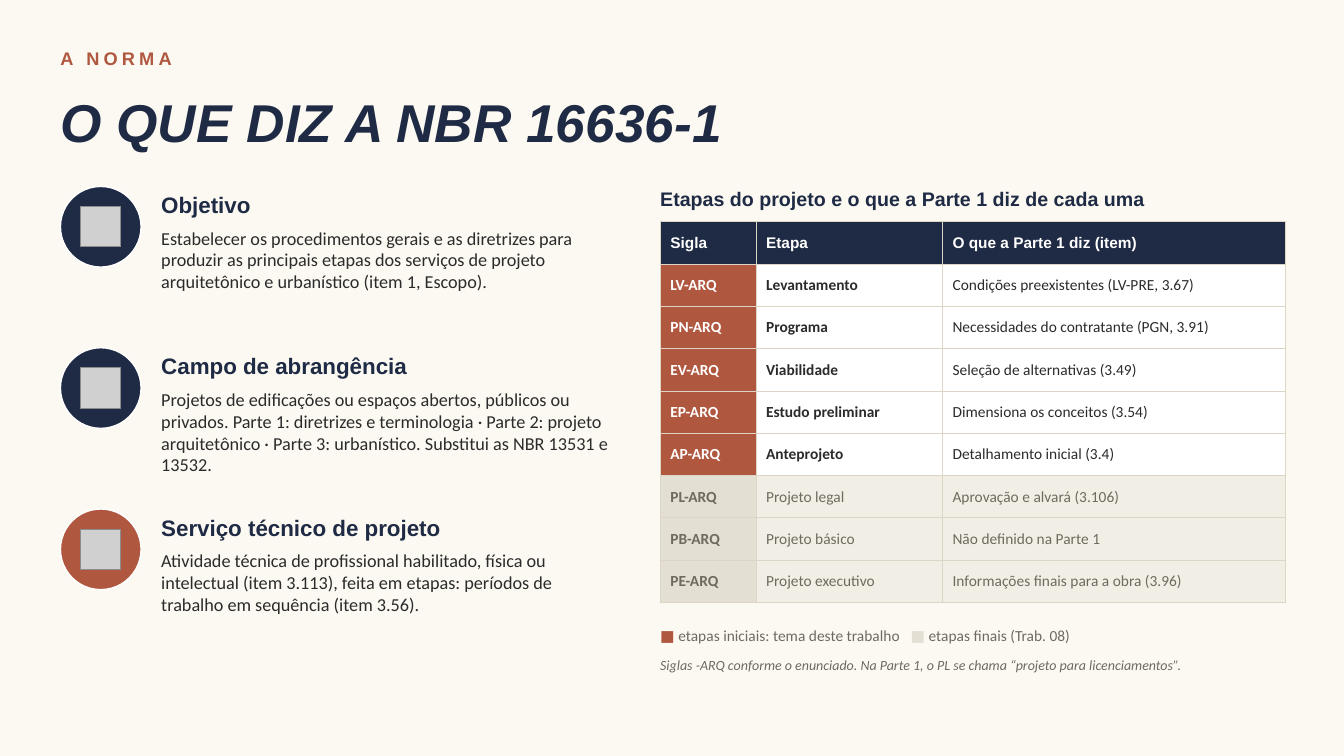
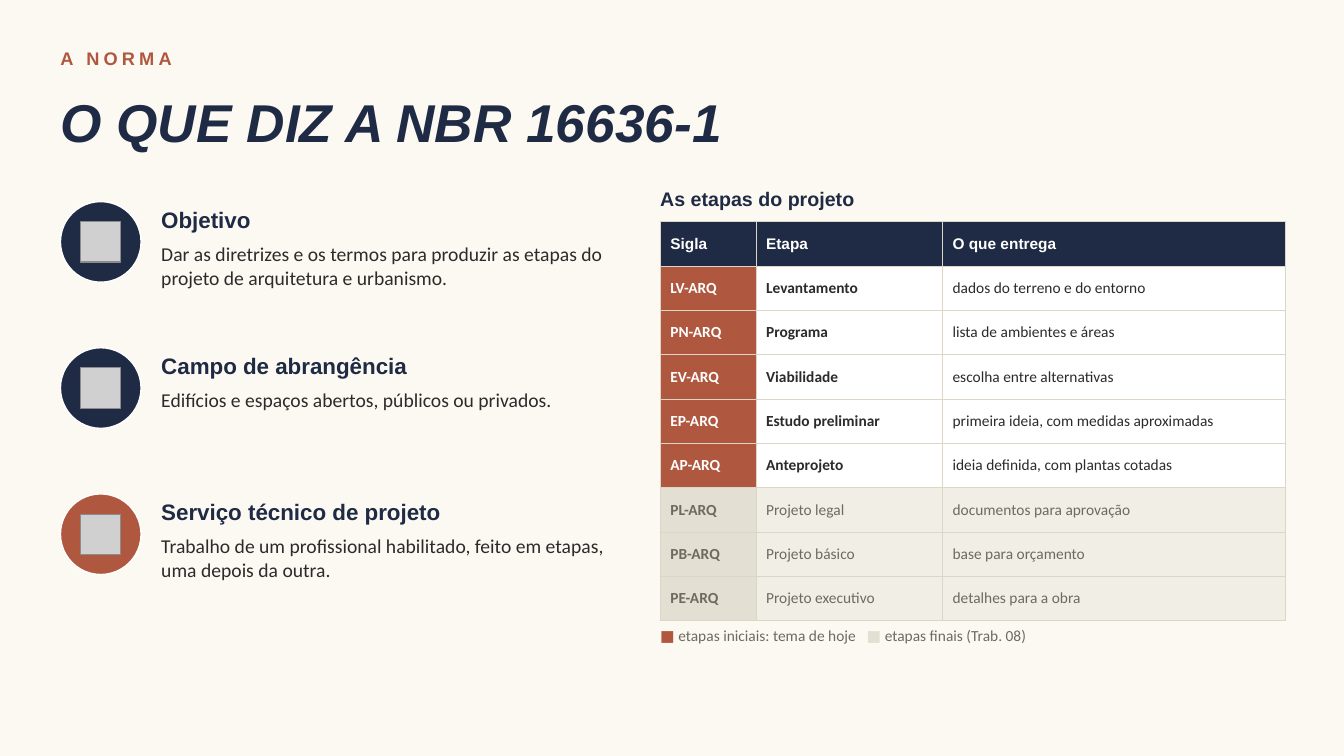
Before and after one commit to arqlais/slide, a slide deck: slide 2 of Claudio_Castro_de_Oliveira_Junior.pptx. Drawn at 1344x756 pixels with LibreOffice and Linux fonts; fonts in the diff are those of the drawing; grey boxes stand for pictures. Boxes give left, top, right and bottom in pixels: in the first picture for what was removed or moved away, otherwise in the second. Text is boxed around its words. In the diff, an @@ line names an element or a change of style, - is before the commit and + after.

```diff
--- a/Claudio_Castro_de_Oliveira_Junior.pptx
+++ b/Claudio_Castro_de_Oliveira_Junior.pptx
@@ 1 picture, 1 text, 1 ellipse: place and size @@
-1 picture, 1 text, 1 ellipse at <box>60,187,250,267</box>
+1 picture, 1 text, 1 ellipse at <box>60,202,250,282</box>
@@ text at <box>660,191,854,210</box>: text changed @@
-Etapas do projeto e o que a Parte 1 diz de cada uma
+As etapas do projeto
@@ table at <box>660,222,1286,610</box> @@
-row 1, column 3: O que a Parte 1 diz (item)
+row 1, column 3: O que entrega
-row 2, column 3: Condições preexistentes (LV-PRE, 3.67)
+row 2, column 3: dados do terreno e do entorno
-row 3, column 3: Necessidades do contratante (PGN, 3.91)
+row 3, column 3: lista de ambientes e áreas
-row 4, column 3: Seleção de alternativas (3.49)
+row 4, column 3: escolha entre alternativas
-row 5, column 3: Dimensiona os conceitos (3.54)
+row 5, column 3: primeira ideia, com medidas aproximadas
-row 6, column 3: Detalhamento inicial (3.4)
+row 6, column 3: ideia definida, com plantas cotadas
-row 7, column 3: Aprovação e alvará (3.106)
+row 7, column 3: documentos para aprovação
-row 8, column 3: Não definido na Parte 1
+row 8, column 3: base para orçamento
-row 9, column 3: Informações finais para a obra (3.96)
+row 9, column 3: detalhes para a obra
@@ text at <box>161,247,602,289</box>: text changed; size 13 to 14 pt @@
-Estabelecer os procedimentos gerais e as diretrizes para produzir as principais etapas dos serviços de projeto arquitetônico e urbanístico (item 1, Escopo).
+Dar as diretrizes e os termos para produzir as etapas do projeto de arquitetura e urbanismo.
@@ text at <box>161,393,551,411</box>: text changed; size 13 to 14 pt @@
-Projetos de edificações ou espaços abertos, públicos ou privados. Parte 1: diretrizes e terminologia · Parte 2: projeto arquitetônico · Parte 3: urbanístico. Substitui as NBR 13531 e 13532.
+Edifícios e espaços abertos, públicos ou privados.
@@ 1 picture, 1 text, 1 ellipse: place and size @@
-1 picture, 1 text, 1 ellipse at <box>60,509,441,590</box>
+1 picture, 1 text, 1 ellipse at <box>60,494,441,575</box>
@@ text at <box>161,539,604,580</box>: text changed; size 13 to 14 pt @@
-Atividade técnica de profissional habilitado, física ou intelectual (item 3.113), feita em etapas: períodos de trabalho em sequência (item 3.56).
+Trabalho de um profissional habilitado, feito em etapas, uma depois da outra.
@@ text at <box>678,630,1026,644</box>: text changed @@
-■ etapas iniciais: tema deste trabalho ■ etapas finais (Trab. 08)
+■ etapas iniciais: tema de hoje ■ etapas finais (Trab. 08)
@@ text removed at <box>660,660,1181,673</box> @@
-Siglas -ARQ conforme o enunciado. Na Parte 1, o PL se chama “projeto para licenciamentos”.
```
Also in this commit, not shown: 7 other slides changed, 1 slide added, 3 slides removed, 3 other files.
